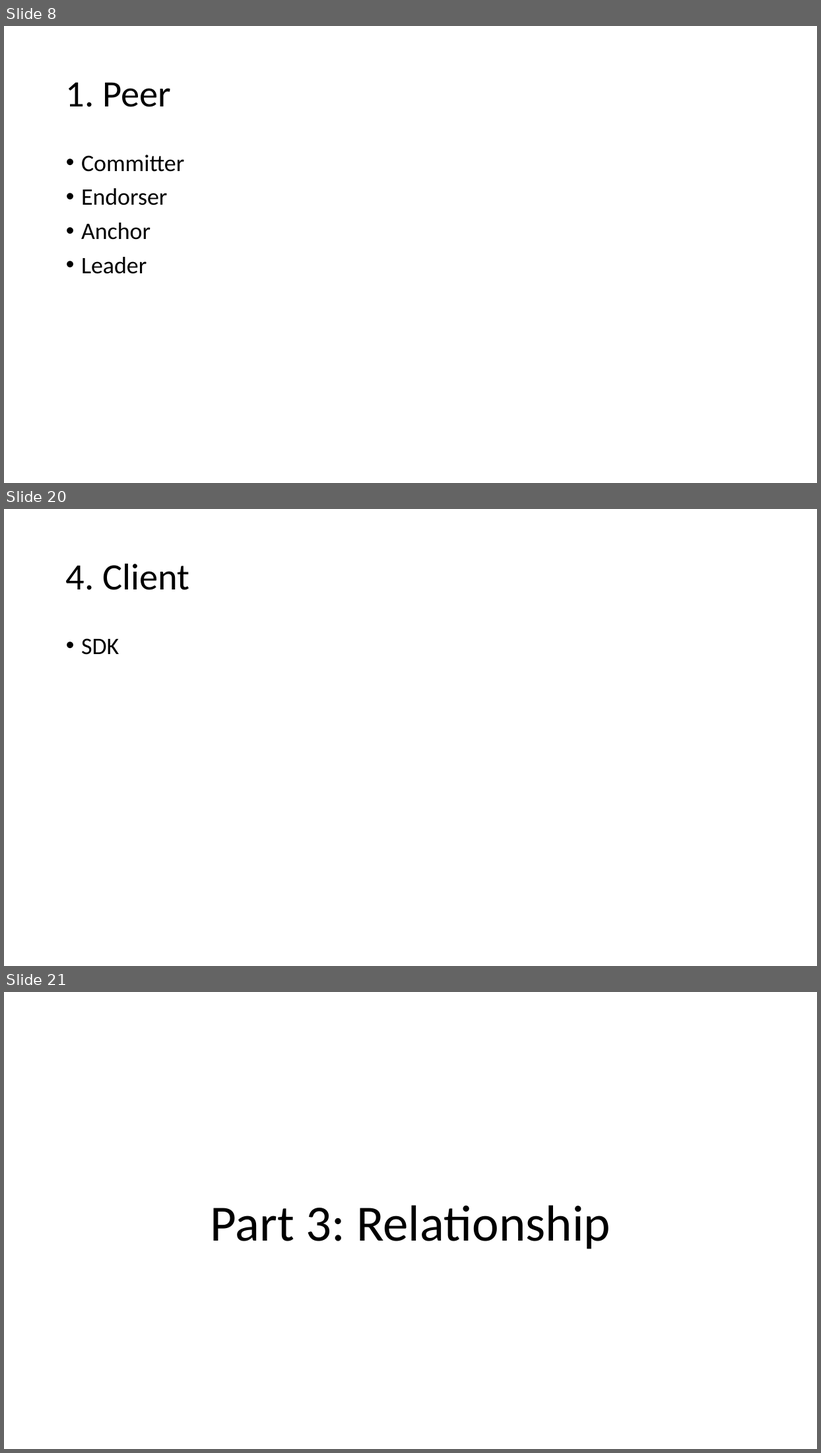
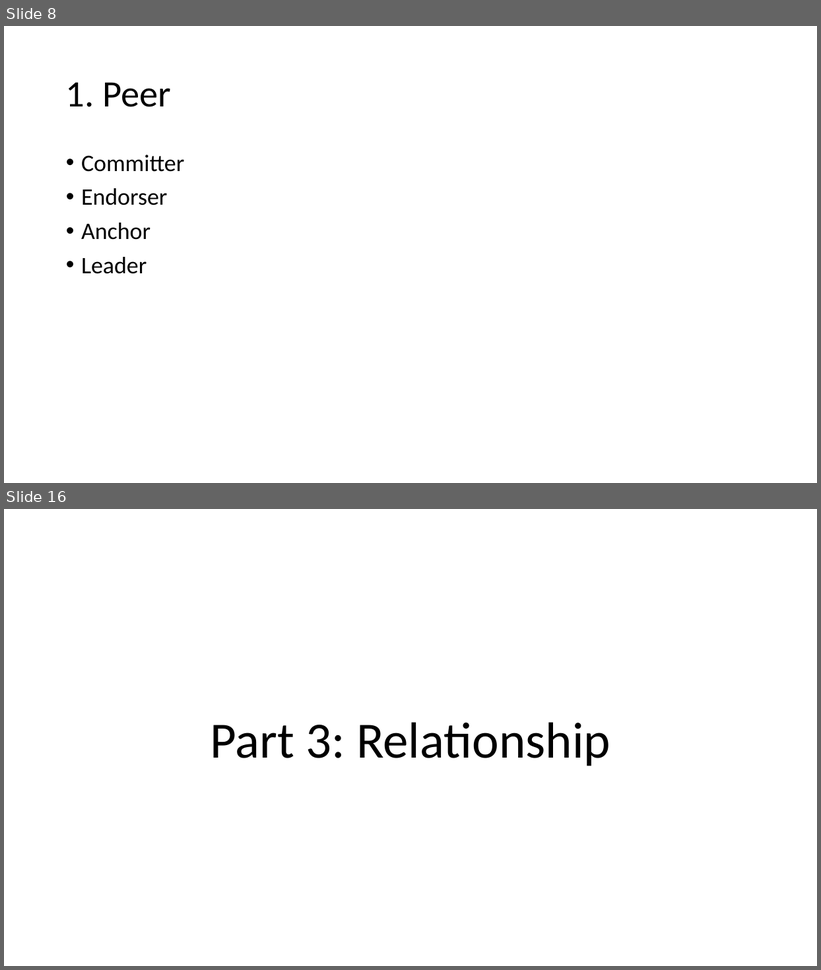
Before and after one commit to freekatz/Blockchain-Notes, a slide deck: fabric notes/【2020.12.26】Fabric Network Runtime Architecture.pptx. Shown one above the other, each under a label of ours: slides 8, 20 and 21 before the commit, slides 8 and 16 after it; the slides between them are not shown. The pictures are 821x1453 and 821x970 pixels, drawn with LibreOffice and Linux fonts; fonts in the diff are those of the drawing. Boxes give left, top, right and bottom in pixels: in the first picture for what was removed or moved away, otherwise in the second. Text is boxed around its words. In the diff, an @@ line names an element or a change of style, - is before the commit and + after.

```diff
--- a/fabric notes/【2020.12.26】Fabric Network Runtime Architecture.pptx
+++ b/fabric notes/【2020.12.26】Fabric Network Runtime Architecture.pptx
@@ slide 20 removed at [4, 509, 817, 966], background #FFFFFF @@
@@ title removed at [66, 563, 189, 590] @@
-4. Client
@@ text removed at [81, 638, 119, 655] @@
-• SDK
@@ what was slide 21 is now slide 16 @@
```
Also in this commit, not shown: 8 slides changed, 5 other slides removed, 8 other files.
